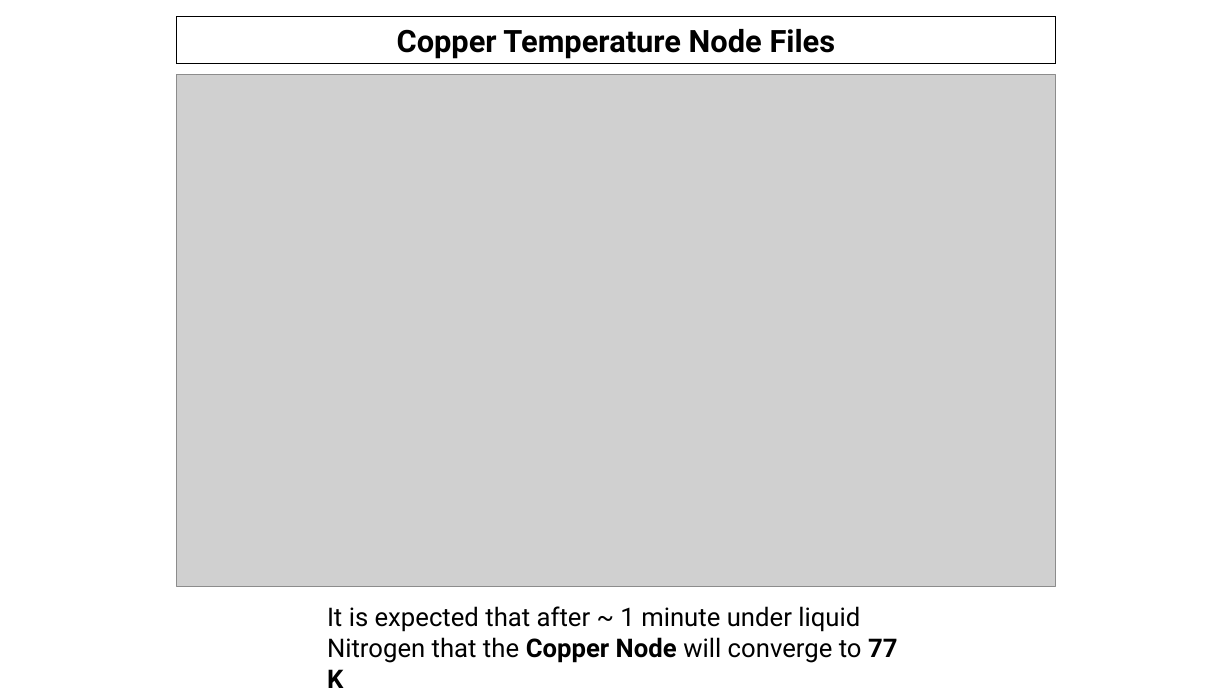
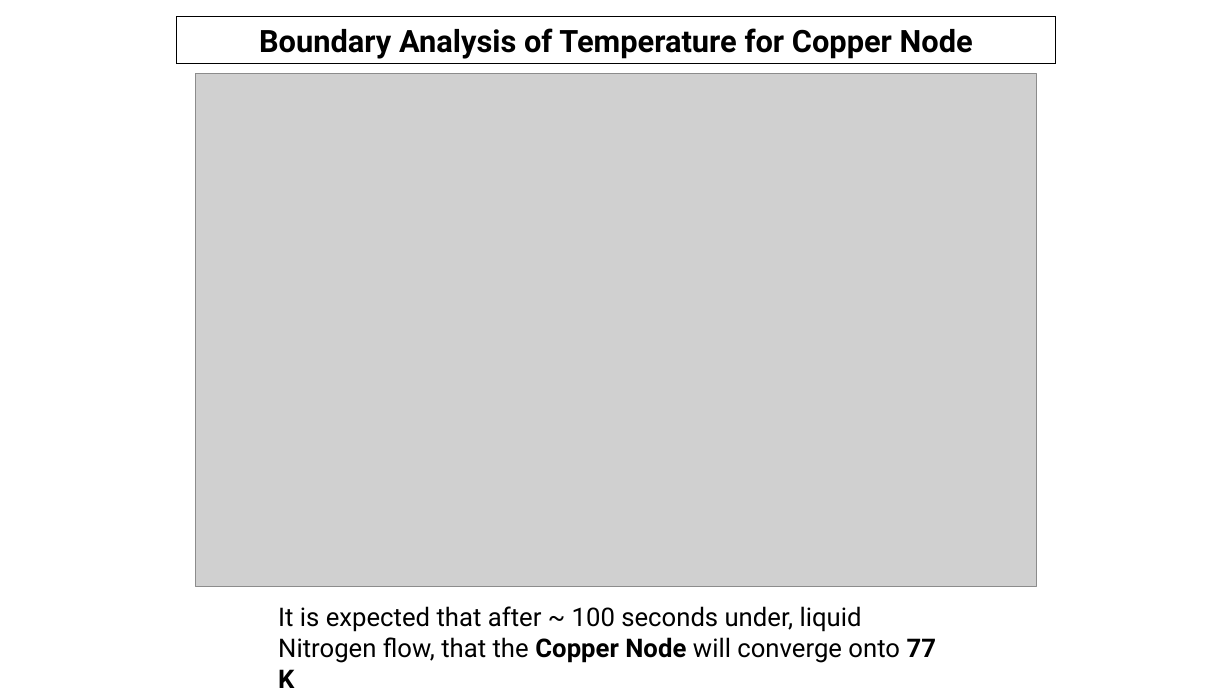
Before and after one commit to barajasalfredo13/Cryogenic-Silica-Test-Stand, a slide deck: slide 6 of z.ReadMeAssets/TemperatureTestingStand.pptx. Drawn at 1232x693 pixels with LibreOffice and Linux fonts; fonts in the diff are those of the drawing; grey boxes stand for pictures. Boxes give left, top, right and bottom in pixels: in the first picture for what was removed or moved away, otherwise in the second. Text is boxed around its words. In the diff, an @@ line names an element or a change of style, - is before the commit and + after.

```diff
--- a/z.ReadMeAssets/TemperatureTestingStand.pptx
+++ b/z.ReadMeAssets/TemperatureTestingStand.pptx
@@ text in rectangle at <box>259,28,973,59</box>: text changed @@
-Copper Temperature Node Files
+Boundary Analysis of Temperature for Copper Node
@@ picture: place and size @@
-picture at <box>177,75,1055,587</box>
+picture at <box>196,73,1037,587</box>
@@ text at <box>278,606,936,663</box>: text changed @@
-It is expected that after ~ 1 minute under liquid Nitrogen that the Copper Node will converge to 77 K
+It is expected that after ~ 100 seconds under, liquid Nitrogen flow, that the Copper Node will converge onto 77 K
```
Also in this commit, not shown: 3 slides added, 1 slide removed, 10 other files.
